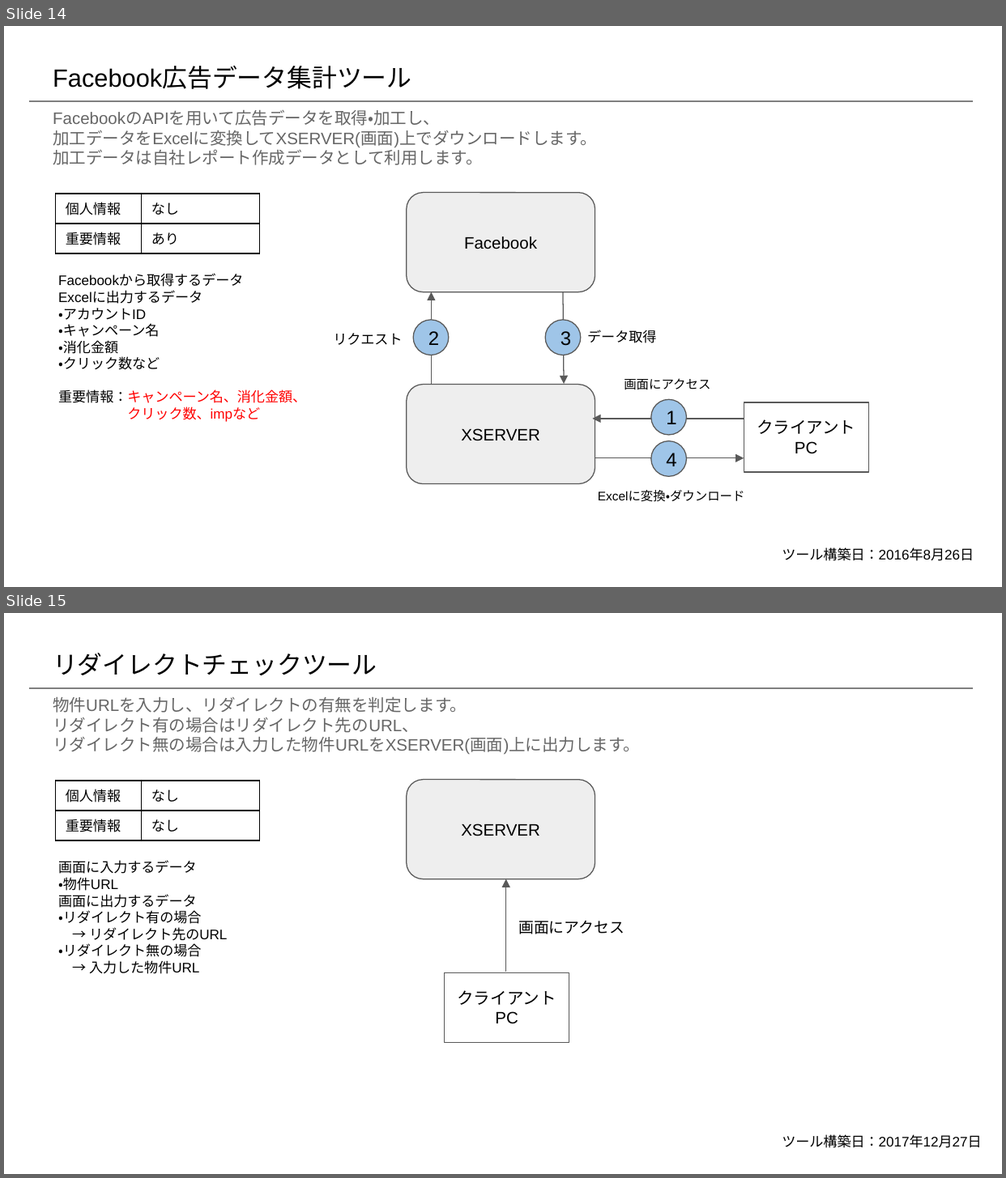
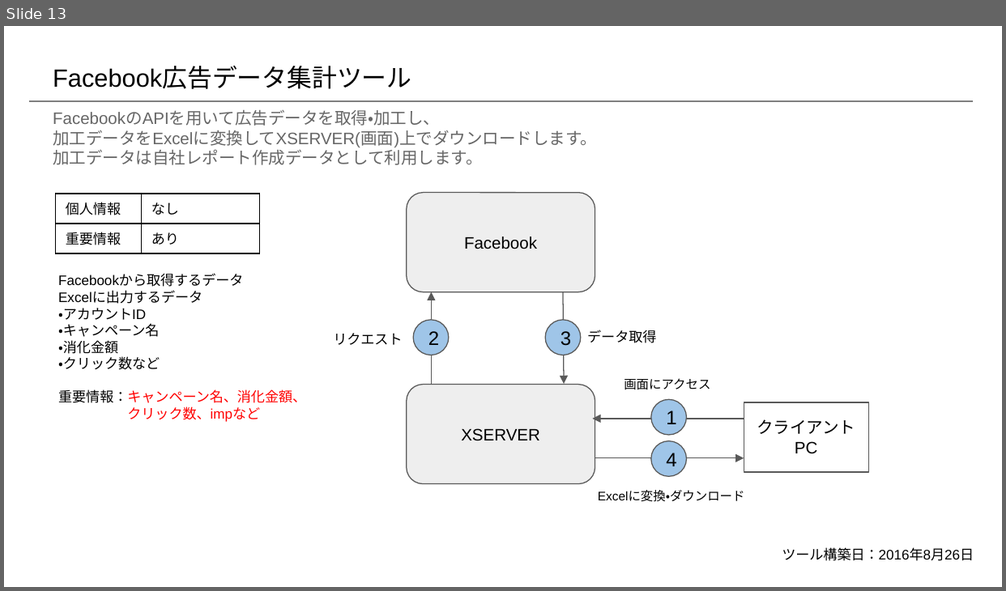
Before and after one commit to prime-x-co-ltd/px-overview, a slide deck: docs/aws/aws-自社開発システム構成図.pptx. Shown one above the other, each under a label of ours: slides 14 and 15 before the commit, slide 13 after it. The pictures are 1006x1178 and 1006x591 pixels, drawn with LibreOffice and Linux fonts; fonts in the diff are those of the drawing. Boxes give left, top, right and bottom in pixels: in the first picture for what was removed or moved away, otherwise in the second. Text is boxed around its words. In the diff, an @@ line names an element or a change of style, - is before the commit and + after.

```diff
--- a/docs/aws/aws-自社開発システム構成図.pptx
+++ b/docs/aws/aws-自社開発システム構成図.pptx
@@ slide 15 removed at <box>4,613,1002,1174</box>, background #FFFFFF @@
@@ title removed at <box>53,653,377,675</box> @@
-リダイレクトチェックツール
@@ line removed from (29, 688) to (973, 688) @@
@@ text removed at <box>53,697,640,754</box> @@
-物件URLを入力し、リダイレクトの有無を判定します。
-リダイレクト有の場合はリダイレクト先のURL、
-リダイレクト無の場合は入力した物件URLをXSERVER(画面)上に出力します。
@@ table removed at <box>56,781,261,836</box>, 2 rows, 2 columns @@
-個人情報 | なし
-重要情報 | なし
@@ rounded rectangle removed at <box>406,780,594,879</box> @@
-XSERVER
@@ text removed at <box>58,860,227,974</box> @@
-画面に入力するデータ
-・物件URL
-画面に出力するデータ
-・リダイレクト有の場合
-→ リダイレクト先のURL
-・リダイレクト無の場合
-→ 入力した物件URL
@@ arrow removed from (506, 971) to (506, 879) @@
@@ text removed at <box>518,921,624,935</box> @@
-画面にアクセス
@@ rectangle removed at <box>444,973,569,1043</box> @@
-クライアント
-PC
@@ text removed at <box>782,1135,981,1148</box> @@
-ツール構築日：2017年12月27日
@@ what was slide 14 is now slide 13 @@
```
Also in this commit, not shown: 12 other slides changed, 1 other slide removed, 2 other files.
